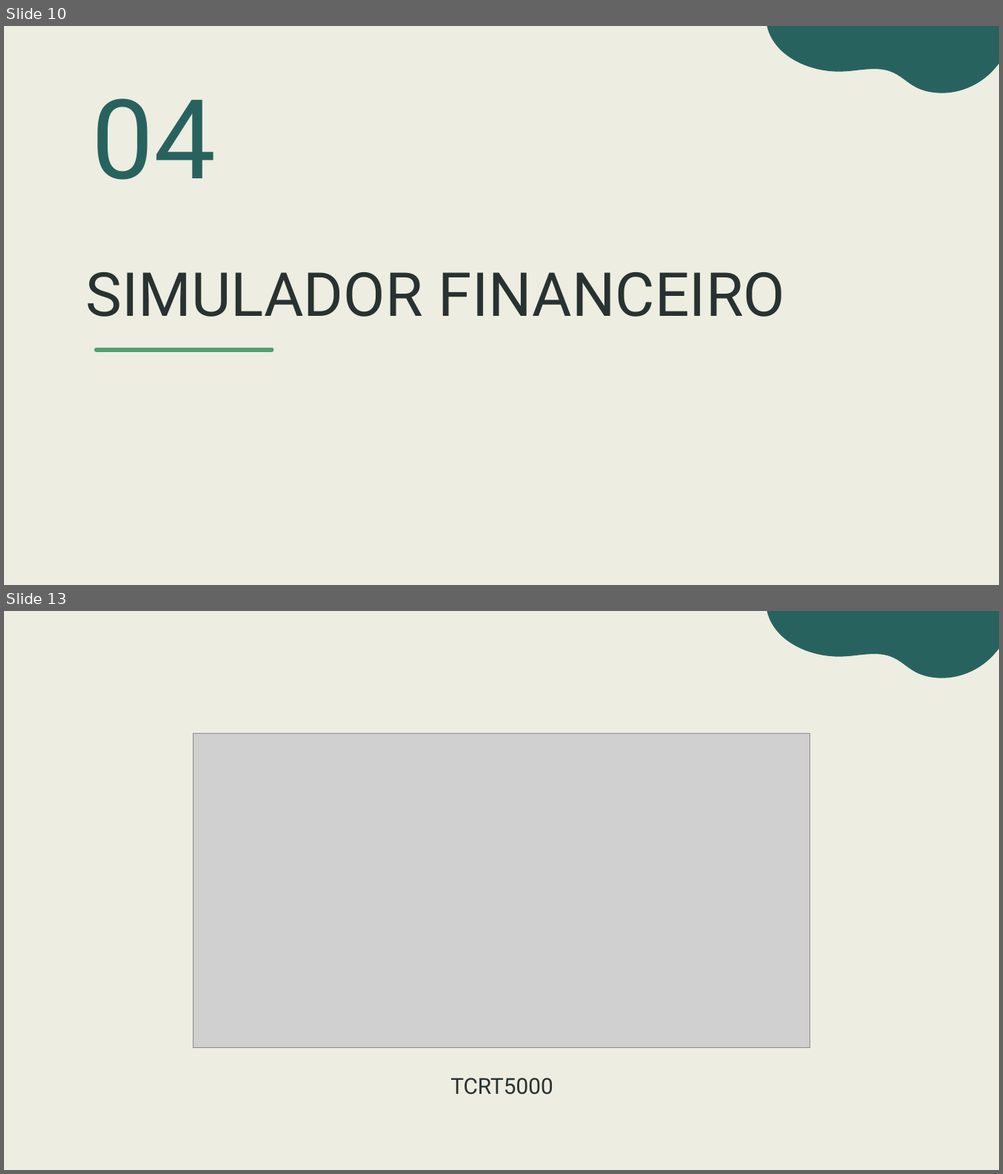
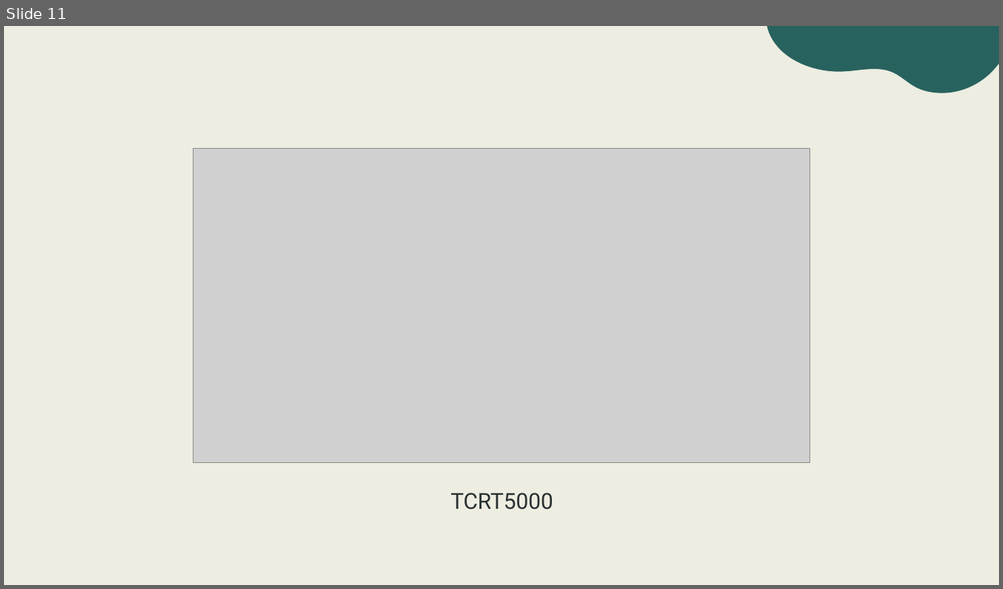
Before and after one commit to MaikonDsGomes/Sprint-2, a slide deck: documentacao/Apresentacao_smartBin.pptx. Shown one above the other, each under a label of ours: slides 10 and 13 before the commit, slide 11 after it; the slides between them are not shown. The pictures are 1003x1174 and 1003x589 pixels, drawn with LibreOffice and Linux fonts; fonts in the diff are those of the drawing; grey boxes stand for pictures. Boxes give left, top, right and bottom in pixels: in the first picture for what was removed or moved away, otherwise in the second. Text is boxed around its words. In the diff, an @@ line names an element or a change of style, - is before the commit and + after.

```diff
--- a/documentacao/Apresentacao_smartBin.pptx
+++ b/documentacao/Apresentacao_smartBin.pptx
@@ slide 10 removed at [4, 26, 999, 585], background #EDEDE1; not listed: 1 template element that a slide beside it also shows @@
@@ title removed at [91, 99, 216, 180] @@
-04
@@ title removed at [85, 272, 785, 317] @@
-SIMULADOR FINANCEIRO
@@ line removed from (96, 350) to (272, 350) @@
@@ what was slide 13 is now slide 11 @@
```
Also in this commit, not shown: 5 slides changed, 2 slides added, 3 other slides removed.
